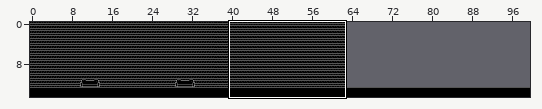
Two versions of a level (Tiled map (JSON), assets/levels/level_1.json). Above, an overview of the earlier version with the close-up marked.
Close-up. The starting point:
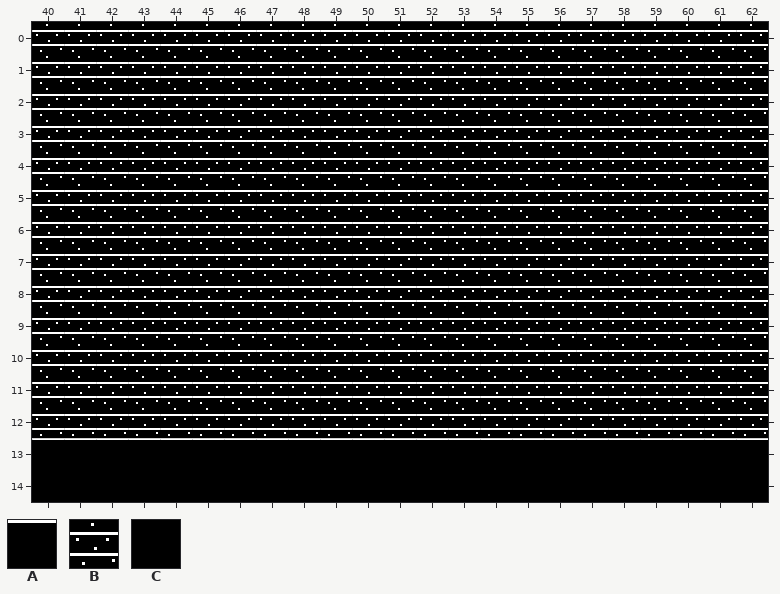
Cells are 16x16 px. Shown: x 40..62, y 0..14. The commit also changed other parts of the map, which this record leaves out.
Key: from "tileset": A 1, B 11, C 17.
_ is an empty cell.
Layers that did not change in this view are not listed.
Layer "Ground" before, first column x 40:
 0 BBBBBBBBBBBBBBBBBBBBBBB
 1 BBBBBBBBBBBBBBBBBBBBBBB
 2 BBBBBBBBBBBBBBBBBBBBBBB
 3 BBBBBBBBBBBBBBBBBBBBBBB
 4 BBBBBBBBBBBBBBBBBBBBBBB
 5 BBBBBBBBBBBBBBBBBBBBBBB
 6 BBBBBBBBBBBBBBBBBBBBBBB
 7 BBBBBBBBBBBBBBBBBBBBBBB
 8 BBBBBBBBBBBBBBBBBBBBBBB
 9 BBBBBBBBBBBBBBBBBBBBBBB
10 BBBBBBBBBBBBBBBBBBBBBBB
11 BBBBBBBBBBBBBBBBBBBBBBB
12 BBBBBBBBBBBBBBBBBBBBBBB
13 AAAAAAAAAAAAAAAAAAAAAAA
14 CCCCCCCCCCCCCCCCCCCCCCC
The result:
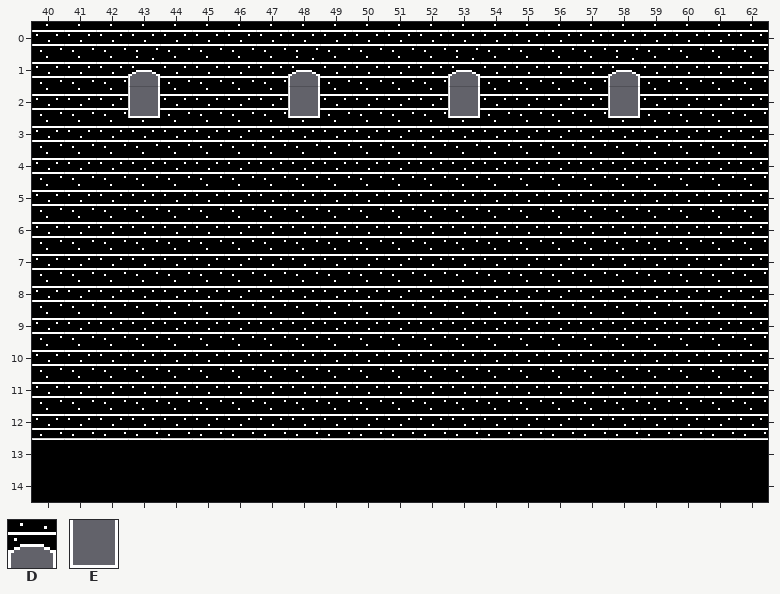
Further tiles: from "tileset": D 8, E 24.
The edit:
Changed rows in their new state; . is an unchanged cell.
Layer "Background":
first column x 43:
 1 D....D....D....D
 2 E....E....E....E
Layer "Ground":
first column x 43:
 1 _...._...._...._
 2 _...._...._...._
Boxes around the changes in both close-ups, in picture pixels (x1, y1, x2, y2):
changed: (128, 56, 160, 118)
changed: (288, 56, 320, 118)
changed: (448, 56, 480, 118)
changed: (608, 56, 640, 118)
